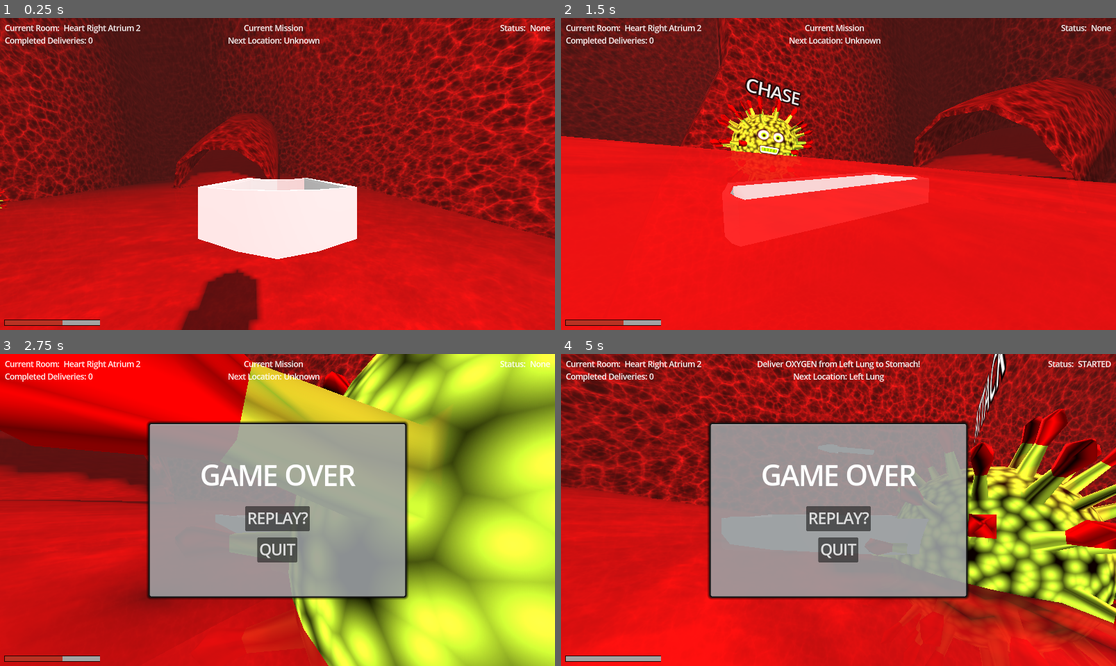
Above: before the commit, frames 1-4 (two rows, left to right).
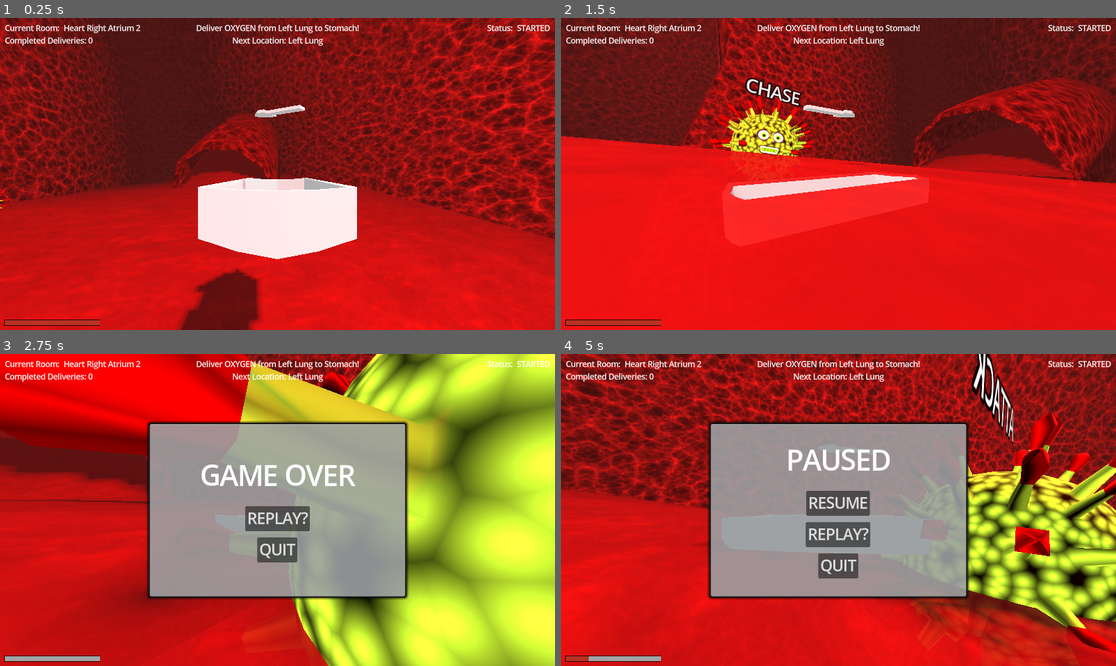
Above: after the commit, the same moments.

Repository: petegilb/bloodstream
Game: Godot game, scene res://levels/mainlevel.tscn
The game is run twice, just before and just after one commit, with the same random seed, the same clock (stepped at 60 frames per second) and the same inputs. Sound files missing from this copy of the repository are replaced by a short silence.
Inputs (mouse positions are in pixels of both pictures, inside the frame that each line leads up to):
- Up to frame 1 (0.25 s): no input
- Up to frame 2 (1.5 s): move the mouse to (866, 174) at 0.52 s; hold W (move_forward) from 0.53 s (still down); move the mouse to (810, 174) at 1.27 s
- Up to frame 3 (2.75 s): keep holding W (move_forward); move the mouse to (288, 503) at 2.02 s
- Up to frame 4 (5 s): release W (move_forward) at 2.75 s; click "REPLAY?" at 2.75 s; move the mouse to (832, 516) at 3.52 s; hold W (move_forward) from 3.53 s (still down); move the mouse to (877, 513) at 4.27 s; tap P (pause, bound only after the commit) at 4.9 s

The runs differ from the first frame. In frame 1, 1.1% of the frame differs, in the area x 11-100%, y 2-99%; in frame 2, 1.1%; in frame 3, 0.9%; in frame 4, 42%, in the area x 0-100%, y 0-100%.

Commit message:
add pause menu with p

Diff:
--- a/core/gui/gui.gd
+++ b/core/gui/gui.gd
@@ -7,10 +7,12 @@
 @onready var completed_deliveries = $MarginContainer/VBoxContainer/HBoxContainer2/CompletedDeliveries
 @onready var delivery_status = $MarginContainer3/VBoxContainer/HBoxContainer/DeliveryStatus
 @onready var game_over_screen = $GameOverScreen
+@onready var pause_screen = $PauseScreen
 @onready var health_bar: ProgressBar = $MarginContainer4/HealthBar
 
 func _ready() -> void:
     game_over_screen.visible = false
+    pause_screen.visible = false
 
 func set_current_room_label(new_text: String) -> void:
     current_room_label.text = new_text
@@ -30,3 +32,7 @@
 
 func _on_quit_button_pressed() -> void:
     get_tree().quit()
+
+func _on_resume_button_pressed() -> void:
+    pause_screen.visible = false
+    GameManager.resume()
--- a/core/gui/gui.tscn
+++ b/core/gui/gui.tscn
@@ -179,6 +179,7 @@
 show_percentage = false
 
 [node name="GameOverScreen" type="PanelContainer" parent="."]
+visible = false
 layout_mode = 1
 anchors_preset = 8
 anchor_left = 0.5
@@ -230,5 +231,73 @@
 theme_override_font_sizes/font_size = 31
 text = "QUIT"
 
+[node name="PauseScreen" type="PanelContainer" parent="."]
+layout_mode = 1
+anchors_preset = 8
+anchor_left = 0.5
+anchor_top = 0.5
+anchor_right = 0.5
+anchor_bottom = 0.5
+offset_left = -268.0
+offset_top = -181.5
+offset_right = 268.0
+offset_bottom = 181.5
+grow_horizontal = 2
+grow_vertical = 2
+theme_override_styles/panel = ExtResource("2_sp6a4")
+
+[node name="VBoxContainer" type="VBoxContainer" parent="PauseScreen"]
+layout_mode = 2
+size_flags_horizontal = 4
+size_flags_vertical = 4
+
+[node name="Label" type="Label" parent="PauseScreen/VBoxContainer"]
+layout_mode = 2
+size_flags_horizontal = 4
+text = "PAUSED"
+label_settings = SubResource("LabelSettings_sp6a4")
+
+[node name="HSeparator" type="HSeparator" parent="PauseScreen/VBoxContainer"]
+layout_mode = 2
+theme_override_constants/separation = 15
+theme_override_styles/separator = SubResource("StyleBoxEmpty_sp6a4")
+
+[node name="ResumeButton" type="Button" parent="PauseScreen/VBoxContainer"]
+process_mode = 3
+layout_mode = 2
+size_flags_horizontal = 4
+size_flags_vertical = 4
+theme_override_font_sizes/font_size = 31
+text = "RESUME"
+
+[node name="HSeparator3" type="HSeparator" parent="PauseScreen/VBoxContainer"]
+layout_mode = 2
+theme_override_constants/separation = 5
+theme_override_styles/separator = SubResource("StyleBoxEmpty_sp6a4")
+
+[node name="ReplayButton" type="Button" parent="PauseScreen/VBoxContainer"]
+process_mode = 3
+layout_mode = 2
+size_flags_horizontal = 4
+size_flags_vertical = 4
+theme_override_font_sizes/font_size = 31
+text = "REPLAY?"
+
+[node name="HSeparator2" type="HSeparator" parent="PauseScreen/VBoxContainer"]
+layout_mode = 2
+theme_override_constants/separation = 5
+theme_override_styles/separator = SubResource("StyleBoxEmpty_sp6a4")
+
+[node name="QuitButton" type="Button" parent="PauseScreen/VBoxContainer"]
+process_mode = 3
+layout_mode = 2
+size_flags_horizontal = 4
+size_flags_vertical = 4
+theme_override_font_sizes/font_size = 31
+text = "QUIT"
+
 [connection signal="pressed" from="GameOverScreen/VBoxContainer/ReplayButton" to="." method="_on_replay_button_pressed"]
 [connection signal="pressed" from="GameOverScreen/VBoxContainer/QuitButton" to="." method="_on_quit_button_pressed"]
+[connection signal="pressed" from="PauseScreen/VBoxContainer/ResumeButton" to="." method="_on_resume_button_pressed"]
+[connection signal="pressed" from="PauseScreen/VBoxContainer/ReplayButton" to="." method="_on_replay_button_pressed"]
+[connection signal="pressed" from="PauseScreen/VBoxContainer/QuitButton" to="." method="_on_quit_button_pressed"]
--- a/project.godot
+++ b/project.godot
@@ -50,6 +50,11 @@
 "events": [Object(InputEventKey,"resource_local_to_scene":false,"resource_name":"","device":-1,"window_id":0,"alt_press …(192 unchanged characters)…
 ]
 }
+pause={
+"deadzone": 0.2,
+"events": [Object(InputEventKey,"resource_local_to_scene":false,"resource_name":"","device":-1,"window_id":0,"alt_pressed":false,"shift_pressed":false,"ctrl_pressed":false,"meta_pressed":false,"pressed":false,"keycode":0,"physical_keycode":80,"key_label":0,"unicode":112,"location":0,"echo":false,"script":null)
+]
+}
 
 [layer_names]
 
--- a/scripts/boat.gd
+++ b/scripts/boat.gd
@@ -40,6 +40,9 @@
 	if event.is_action_pressed("ui_cancel"):
 		if Input.mouse_mode == Input.MOUSE_MODE_CAPTURED:
 			Input.mouse_mode = Input.MOUSE_MODE_VISIBLE
+
+	if event.is_action_pressed("pause"):
+		GameManager.pause()
 
 	if event is InputEventMouseMotion:
 		mouse_movement = event.relative
--- a/scripts/game_manager.gd
+++ b/scripts/game_manager.gd
@@ -59,6 +59,7 @@
 	print("Map Graph: ", map_graph)
 	# print(dijkstra(map_graph, "Heart Left Atrium 2", "Heart Left Atrium 1"))
 	actor_setup.call_deferred()
+	GameManager.update_game_state(GameManager.GAME_STATE.INPROGRESS)
 	return true
 
 func initialize_deferred():
@@ -66,11 +67,9 @@
 	if not initialize_game():
 		initialize_deferred.call_deferred()
 		return
-	GameManager.update_game_state(GameManager.GAME_STATE.INPROGRESS)
 	get_tree().paused = false
 
 func replay():
-	# update_game_state(GAME_STATE.INPROGRESS)
 	# reset necessary variables
 	_current_room = null
 	_current_delivery = null
@@ -101,6 +100,17 @@
 		var new_virus: Virus = virus_scene.instantiate()
 		enemies_node.add_child(new_virus)
 		new_virus.global_position = room.global_position
+
+func pause():
+	update_game_state(GAME_STATE.PAUSED)
+	gui.pause_screen.visible = true
+	Input.mouse_mode = Input.MOUSE_MODE_VISIBLE
+	get_tree().paused = true
+
+func resume():
+	update_game_state(GAME_STATE.INPROGRESS)
+	Input.mouse_mode = Input.MOUSE_MODE_CAPTURED
+	get_tree().paused = false
 
 func _process(_delta: float) -> void:
 	if game_state == GAME_STATE.GAMEOVER:
